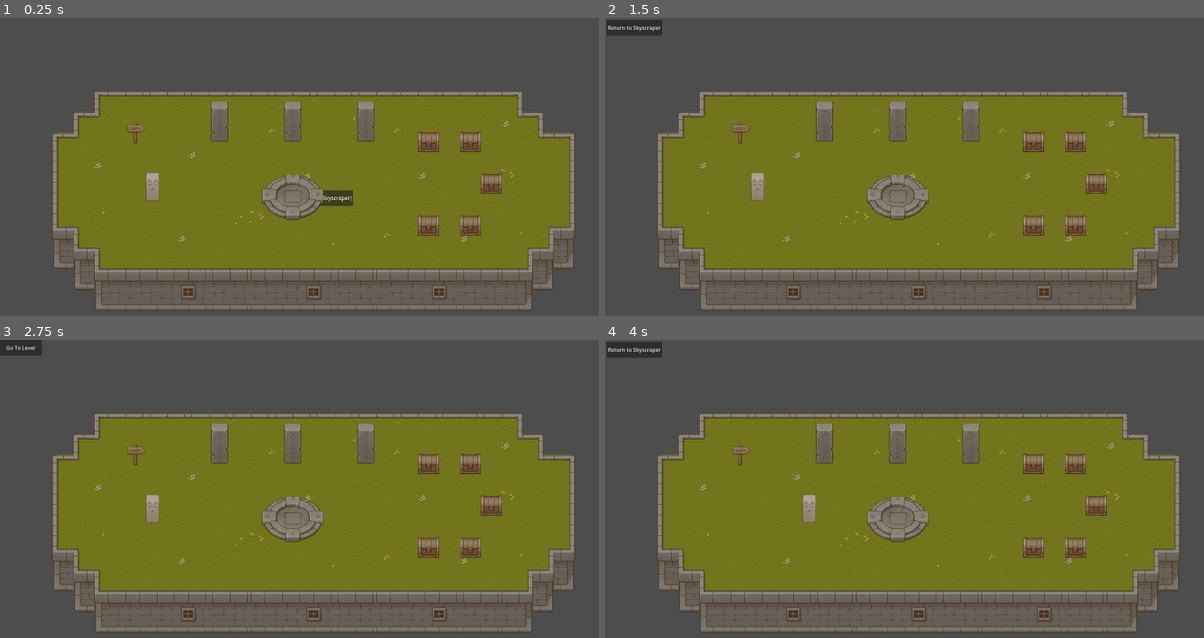
Above: before the commit, frames 1-4 (two rows, left to right).
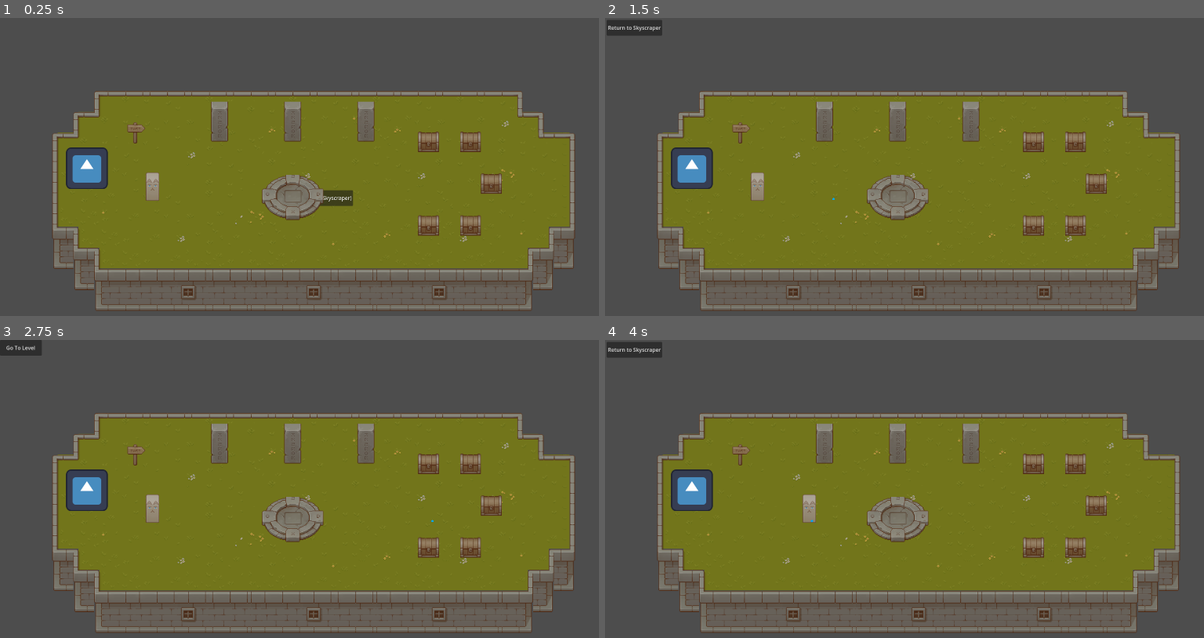
Above: after the commit, the same moments.

Repository: 100-Devs-1-Game/WildJamProject
Game: Godot game, scene res://modules/player/debug_map.tscn
Same seed, same stepped clock (60 frames per second), same inputs: the game is played once before the commit and once after it. This scene is started directly instead of the project's main scene. The engine's default icon, where the game draws it, is replaced by a stand-in: a white triangle on a blue panel in a dark square.
Inputs (mouse positions are in pixels of both pictures, inside the frame that each line leads up to):
- Up to frame 1 (0.25 s): no input
- Up to frame 2 (1.5 s): click "Start Game (Go to Skyscraper)" at 0.5 s; click "Go To Level" at 1.25 s
- Up to frame 3 (2.75 s): click "Return to Skyscraper" at 2 s
- Up to frame 4 (4 s): click "Go To Level" at 2.75 s; tap Enter at 3.5 s; move the mouse to (1054, 497) at 3.52 s; hold D (movement_right) from 3.53 s (still down); hold Shift (movement_sprint) from 3.53 s (still down)

The runs differ from the first frame. In frame 1, 1.0% of the frame differs, in the area x 10-19%, y 43-58%; in frame 2, 1.0%; in frame 3, 1.0%; in frame 4, 1.0%, in the area x 10-35%, y 43-62%.

Commit message:
Add bullet firing and enemy auto-aim to player

Diff:
--- a/project/autoloads/collision_layers.gd
+++ b/project/autoloads/collision_layers.gd
@@ -2,4 +2,5 @@
 
 const PLAYER = 1
 const LEVEL = 2
+const BULLET = 3
 const ENEMY = 4
--- /dev/null
+++ b/project/modules/enemies/enemy.tscn
@@ -0,0 +1,18 @@
+[gd_scene load_steps=3 format=3 uid="uid://833q7u8hgfk5"]
+
+[ext_resource type="Texture2D" uid="uid://dd54mqj8v37at" path="res://icon.svg" id="1_d4agv"]
+
+[sub_resource type="CapsuleShape2D" id="CapsuleShape2D_8l286"]
+radius = 64.0
+height = 128.0
+
+[node name="Enemy" type="RigidBody2D" groups=["enemies"]]
+collision_layer = 8
+collision_mask = 0
+gravity_scale = 0.0
+
+[node name="Sprite2D" type="Sprite2D" parent="."]
+texture = ExtResource("1_d4agv")
+
+[node name="CollisionShape2D" type="CollisionShape2D" parent="."]
+shape = SubResource("CapsuleShape2D_8l286")
--- /dev/null
+++ b/project/modules/player/bullet.gd
@@ -0,0 +1,31 @@
+extends RigidBody2D
+
+# Bullet config
+var speed: float = 500
+var lifetime: float = 2
+var damage: int = 10
+
+# Timer
+@onready var timer: Timer = $Timer
+
+# Called when the node enters the scene tree for the first time.
+func _ready() -> void:
+	timer.start(lifetime)
+
+# Called every frame. 'delta' is the elapsed time since the previous frame.
+func _process(delta: float) -> void:
+	pass
+
+# Physics process
+func _physics_process(delta: float) -> void:
+	# Move bullet
+	linear_velocity = transform.x * speed
+	pass
+
+# Collision
+func _on_body_entered(body: Node) -> void:
+	queue_free()
+
+# Timeout
+func _on_timer_timeout() -> void:
+	queue_free()
--- /dev/null
+++ b/project/modules/player/bullet.tscn
@@ -0,0 +1,28 @@
+[gd_scene load_steps=4 format=3 uid="uid://tt37bu0jl5sw"]
+
+[ext_resource type="Script" uid="uid://biui1w0fqij5w" path="res://modules/player/bullet.gd" id="1_ers74"]
+[ext_resource type="Texture2D" uid="uid://ba0mj7r1hnuqo" path="res://assets/Bullet.png" id="2_jlhox"]
+
+[sub_resource type="CircleShape2D" id="CircleShape2D_ers74"]
+radius = 4.0
+
+[node name="Bullet" type="RigidBody2D"]
+collision_layer = 4
+collision_mask = 8
+gravity_scale = 0.0
+contact_monitor = true
+max_contacts_reported = 1
+script = ExtResource("1_ers74")
+
+[node name="CollisionShape2D" type="CollisionShape2D" parent="."]
+shape = SubResource("CircleShape2D_ers74")
+
+[node name="Sprite2D" type="Sprite2D" parent="."]
+texture_filter = 1
+texture = ExtResource("2_jlhox")
+
+[node name="Timer" type="Timer" parent="."]
+one_shot = true
+
+[connection signal="body_entered" from="." to="." method="_on_body_entered"]
+[connection signal="timeout" from="Timer" to="." method="_on_timer_timeout"]
--- a/project/modules/player/debug_map.tscn
+++ b/project/modules/player/debug_map.tscn
@@ -10,6 +10,7 @@
 [ext_resource type="Texture2D" uid="uid://dl8gj7cr508y2" path="res://assets_external/placeholders/basic-topdown/TX Shadow.png" id="8_8rxff"]
 [ext_resource type="Texture2D" uid="uid://6pxn481uvxgq" path="res://assets_external/placeholders/basic-topdown/TX Struct.png" id="9_irdpc"]
 [ext_resource type="Texture2D" uid="uid://d2tqsnern3bxe" path="res://assets_external/placeholders/basic-topdown/TX Tileset Wall.png" id="10_kgu46"]
+[ext_resource type="PackedScene" uid="uid://833q7u8hgfk5" path="res://modules/enemies/enemy.tscn" id="11_ud308"]
 
 [sub_resource type="TileSetAtlasSource" id="TileSetAtlasSource_fwl07"]
 texture = ExtResource("2_ud308")
@@ -2181,5 +2182,7 @@
 tile_set = SubResource("TileSet_bnrm7")
 
 [node name="Player" parent="." instance=ExtResource("1_5ydlk")]
-y_sort_enabled = true
 position = Vector2(467, 554)
+
+[node name="Enemy" parent="." instance=ExtResource("11_ud308")]
+position = Vector2(266, 460)
--- a/project/modules/player/player.gd
+++ b/project/modules/player/player.gd
@@ -12,6 +12,23 @@
 # speed to deaccelerate (if we want to add different terrain modifiers in the future - decreasse it for ice, for exaple)
 @export var friction: float = 3000.0
 
+# bullet scene
+@export var bullet_scene: PackedScene = null
+
+# aiming angle
+@export var aim_dir: Vector2 = Vector2.RIGHT
+
+# rate of firing bullets
+@export var shoot_rate: float = 1
+
+@onready var bullet_timer: Timer = $BulletTimer
+
+func _ready() -> void:
+	bullet_timer.start(shoot_rate)
+
+func _process(delta: float) -> void:
+	pass
+
 func _physics_process(delta: float) -> void:
 	var input_vector = Input.get_vector("movement_left", "movement_right", "movement_up", "movement_down")
 	var current_max_speed = walk_speed
@@ -24,4 +41,42 @@
 	else:
 		velocity = velocity.move_toward(Vector2.ZERO, friction * delta)
 
+	# assign aim dir based on mouse position
+	var mouse_dir = global_position.direction_to(get_global_mouse_position())
+	aim_dir = Vector2.RIGHT if mouse_dir.x >= 0 else Vector2.LEFT
+
 	move_and_slide()
+
+func _on_bullet_timer_timeout() -> void:
+	# Autoaim to nearest enemy
+	var enemy = get_nearest_enemy_from_aim(aim_dir)
+
+	# Create bullets in aim_dir
+	var bullet = bullet_scene.instantiate()
+	bullet.global_position = global_position
+	if (enemy != null):
+		bullet.rotation = (enemy.global_position - bullet.global_position).angle()
+	else:
+		bullet.rotation = aim_dir.angle()
+	get_parent().add_child(bullet)
+
+# Get nearest enemy based on aim vector
+func get_nearest_enemy_from_aim(check_dir: Vector2) -> Node2D:
+	var nearest_enemy = null
+	var shortest_dist = INF
+
+	# Find closest object in enemies group
+	var enemies = get_tree().get_nodes_in_group("enemies")
+	for enemy in enemies:
+		# Get difference
+		var to_enemy = enemy.global_position - global_position
+
+		# Check if enemy is on the same side as the snapped_vector
+		if check_dir.dot(to_enemy) > 0:
+			# Check if closest
+			var dist = to_enemy.length()
+			if dist < shortest_dist:
+				shortest_dist = dist
+				nearest_enemy = enemy
+
+	return nearest_enemy
--- a/project/modules/player/player.tscn
+++ b/project/modules/player/player.tscn
@@ -1,6 +1,7 @@
-[gd_scene load_steps=5 format=3 uid="uid://h2lk2e0pam0g"]
+[gd_scene load_steps=6 format=3 uid="uid://h2lk2e0pam0g"]
 
 [ext_resource type="Script" uid="uid://b18ysuseie2dw" path="res://modules/player/player.gd" id="1_hqo1x"]
+[ext_resource type="PackedScene" uid="uid://tt37bu0jl5sw" path="res://modules/player/bullet.tscn" id="2_m7q0d"]
 [ext_resource type="Texture2D" uid="uid://c675onbpmqand" path="res://assets_external/placeholders/basic-topdown/TX Player.png" id="2_qgxqk"]
 
 [sub_resource type="AtlasTexture" id="AtlasTexture_m7q0d"]
@@ -15,6 +16,7 @@
 y_sort_enabled = true
 script = ExtResource("1_hqo1x")
 friction = 10000.0
+bullet_scene = ExtResource("2_m7q0d")
 
 [node name="Sprite2D" type="Sprite2D" parent="."]
 position = Vector2(0, -38)
@@ -24,3 +26,7 @@
 [node name="CollisionShape2D" type="CollisionShape2D" parent="."]
 rotation = 1.5707964
 shape = SubResource("CapsuleShape2D_qgxqk")
+
+[node name="BulletTimer" type="Timer" parent="."]
+
+[connection signal="timeout" from="BulletTimer" to="." method="_on_bullet_timer_timeout"]
--- a/project/project.godot
+++ b/project/project.godot
@@ -41,6 +41,10 @@
 [editor_plugins]
 
 enabled=PackedStringArray("res://addons/version_check/plugin.cfg")
+
+[global_group]
+
+enemies="Enemies."
 
 [input]
 
Binary file added: project/assets/Bullet.png
Not shown, added: project/assets/Bullet.png.import
Not shown, added: project/modules/player/bullet.gd.uid
Not shown: 1 places in project/modules/player/debug_map.tscn that only renumber resources
